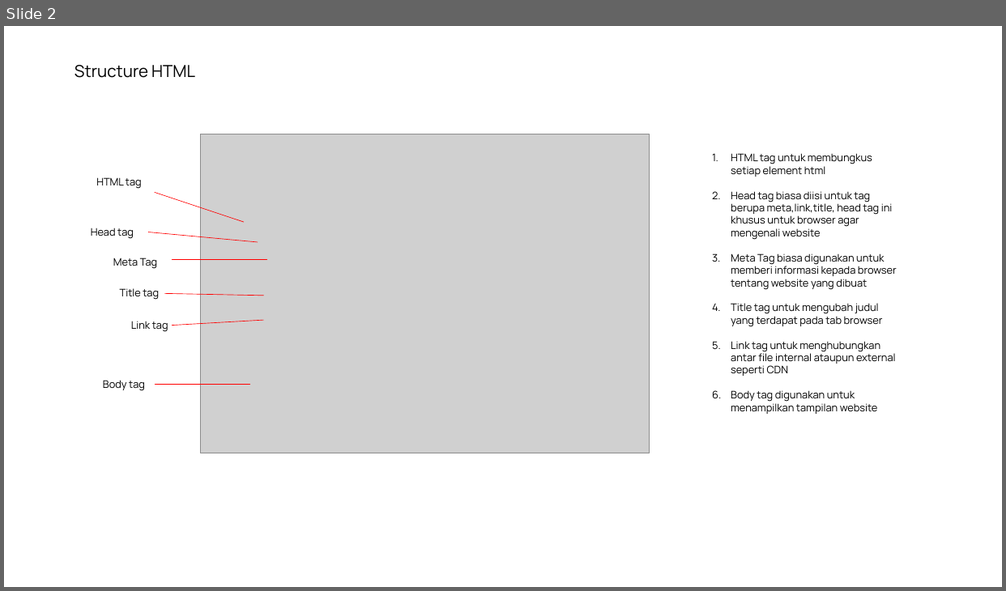
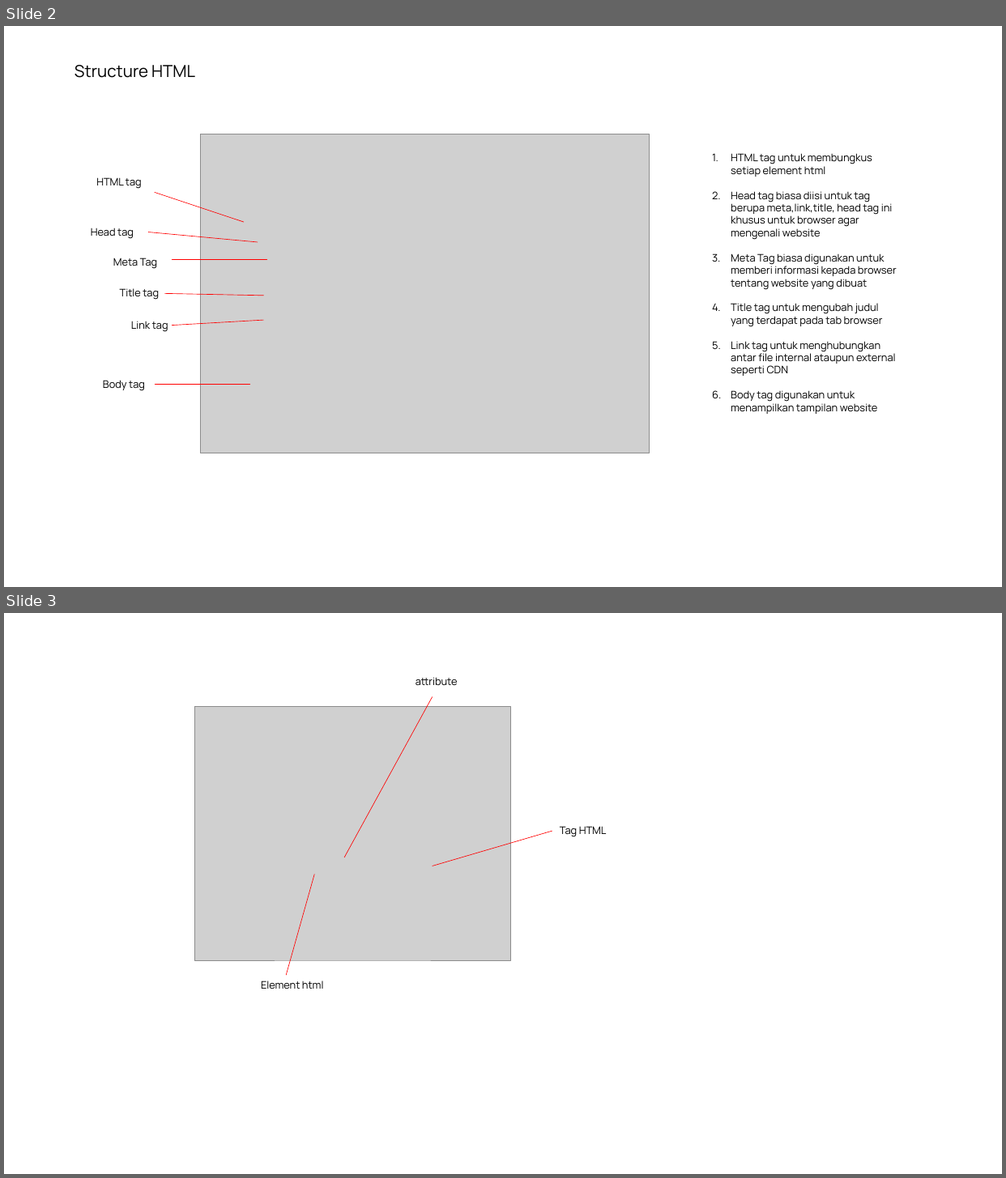
Before and after one commit to saddam-satria/learning-material, a slide deck: march/week-2/meeting-2/PPT.pptx. Shown one above the other, each under a label of ours: slide 2 before the commit, slides 2 and 3 after it. The pictures are 1006x591 and 1006x1178 pixels, drawn with LibreOffice and Linux fonts; fonts in the diff are those of the drawing; grey boxes stand for pictures. Boxes give left, top, right and bottom in pixels: in the first picture for what was removed or moved away, otherwise in the second. Text is boxed around its words. In the diff, an @@ line names an element or a change of style, - is before the commit and + after.

```diff
--- a/march/week-2/meeting-2/PPT.pptx
+++ b/march/week-2/meeting-2/PPT.pptx
@@ slide 3 added at bbox=[4, 613, 1002, 1174], background #FFFFFF @@
@@ text added at bbox=[415, 677, 458, 686], 10 pt, text #000000 @@
+attribute
@@ picture added at bbox=[195, 707, 511, 960] @@
@@ line added from (432, 697) to (345, 858), #FF0000 0.5 pt @@
@@ line added from (552, 831) to (432, 866), #FF0000 0.5 pt @@
@@ text added at bbox=[560, 826, 607, 837], 10 pt, text #000000 @@
+Tag HTML
@@ line added from (315, 875) to (286, 975), #FF0000 0.5 pt @@
@@ text added at bbox=[261, 981, 324, 989], 10 pt, text #000000 @@
+Element html
```
Also in this commit, not shown: 1 other slide added, 8 other files.
